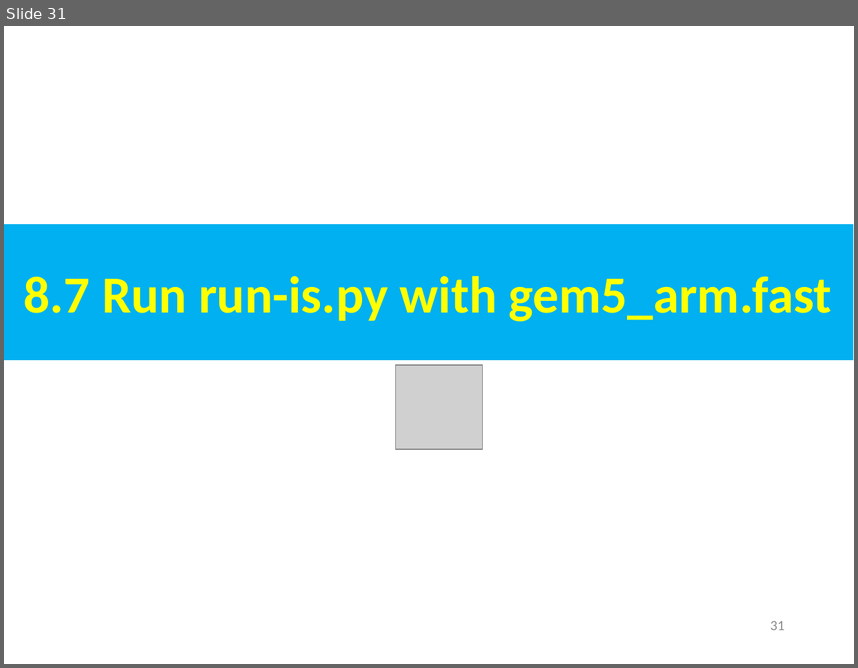
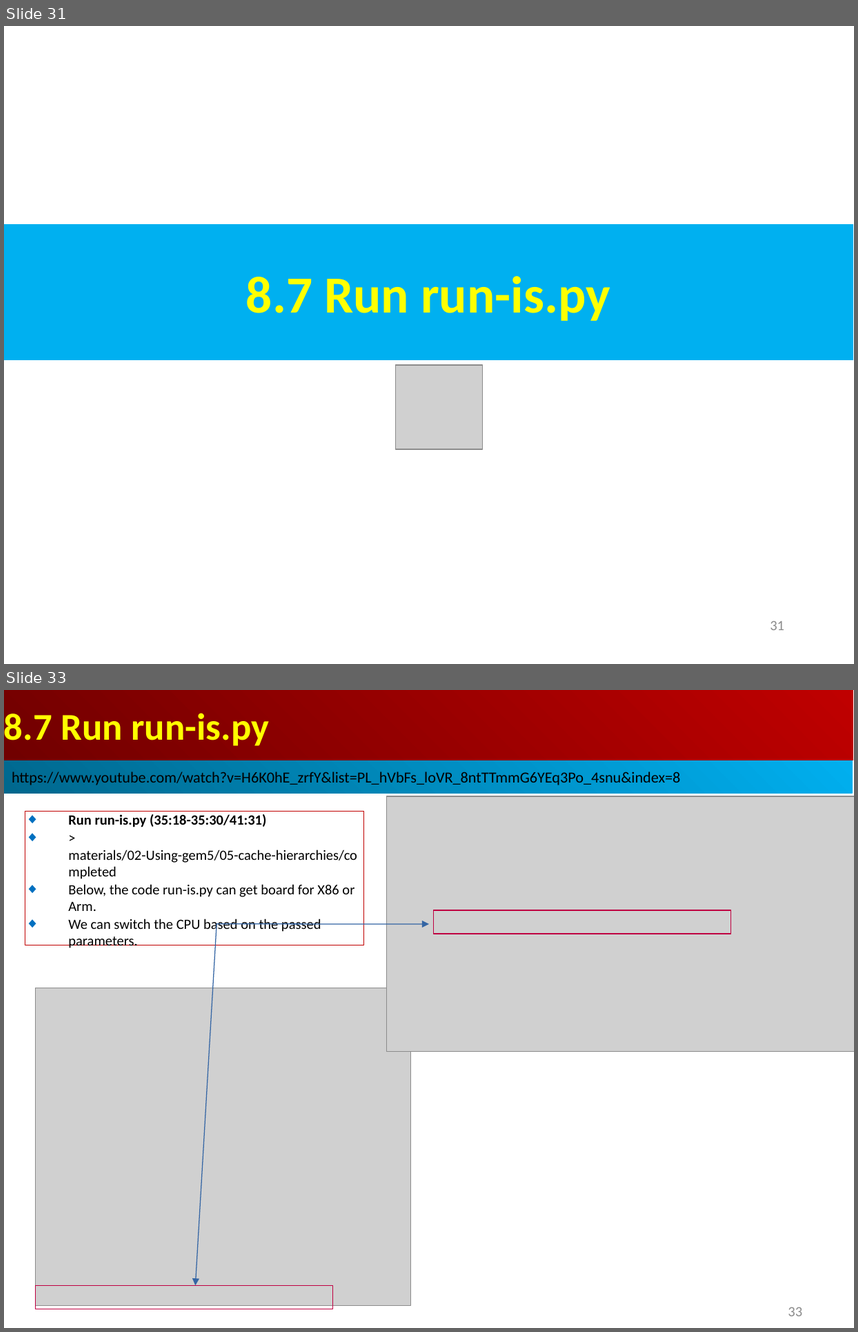
Before and after one commit to peterhchen/AIU_CS850_Gem5_McPAT, a slide deck: 050_Gem5/008.CacheMod/000_Video/008.CacheMod.ppt. Shown one above the other, each under a label of ours: slide 31 before the commit, slides 31 and 33 after it; the slides between them are not shown. The pictures are 858x668 and 858x1332 pixels, drawn with LibreOffice and Linux fonts; fonts in the diff are those of the drawing; grey boxes stand for pictures. Boxes give left, top, right and bottom in pixels: in the first picture for what was removed or moved away, otherwise in the second. Text is boxed around its words. In the diff, an @@ line names an element or a change of style, - is before the commit and + after.

```diff
--- a/050_Gem5/008.CacheMod/000_Video/008.CacheMod.ppt
+++ b/050_Gem5/008.CacheMod/000_Video/008.CacheMod.ppt
@@ slide 33 added at box(4, 690, 854, 1328), background #FFFFFF @@
@@ rectangle added at box(4, 690, 853, 760), fill gradient #BF0000 to #710000, 32 pt, text #FFFF00, bold @@
+8.7 Run run-is.py
@@ rectangle added at box(4, 760, 853, 793), fill gradient #00AFEF to #00688E, 13 pt, text #000000 @@
+https://www.youtube.com/watch?v=H6K0hE_zrfY&list=PL_hVbFs_loVR_8ntTTmmG6YEq3Po_4snu&index=8
@@ rectangle added at box(25, 811, 363, 945), outline #C00000 0.74 pt, 12 pt, text #000000 @@
+◆ Run run-is.py (35:18-35:30/41:31)
+◆ > materials/02-Using-gem5/05-cache-hierarchies/completed
+◆ Below, the code run-is.py can get board for X86 or Arm.
+◆ We can switch the CPU based on the passed parameters.
@@ picture added at box(386, 796, 854, 1052) @@
@@ rectangle added at box(433, 910, 731, 934), outline #BF0041 0.74 pt @@
@@ arrow added from (217, 924) to (195, 1285), #3465A4 0.74 pt @@
@@ arrow added from (217, 924) to (429, 924), #3465A4 0.74 pt @@
@@ picture added at box(36, 987, 411, 1305) @@
@@ rectangle added at box(36, 1285, 333, 1309), outline #BF0041 0.74 pt @@
@@ page number added at box(788, 1307, 802, 1316), 12 pt, text #8B8B8B @@
+33
@@ slide 31 changed as well @@
@@ text in rectangle at box(246, 276, 611, 321): text changed @@
-8.7 Run run-is.py with gem5_arm.fast
+8.7 Run run-is.py
```
Also in this commit, not shown: 3 other slides changed, 5 other slides added.
